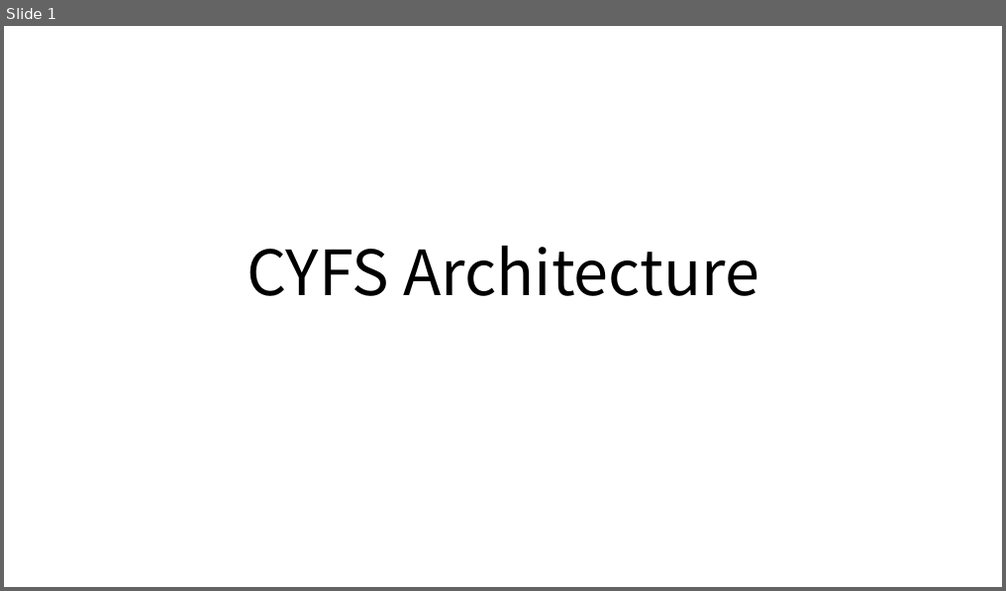
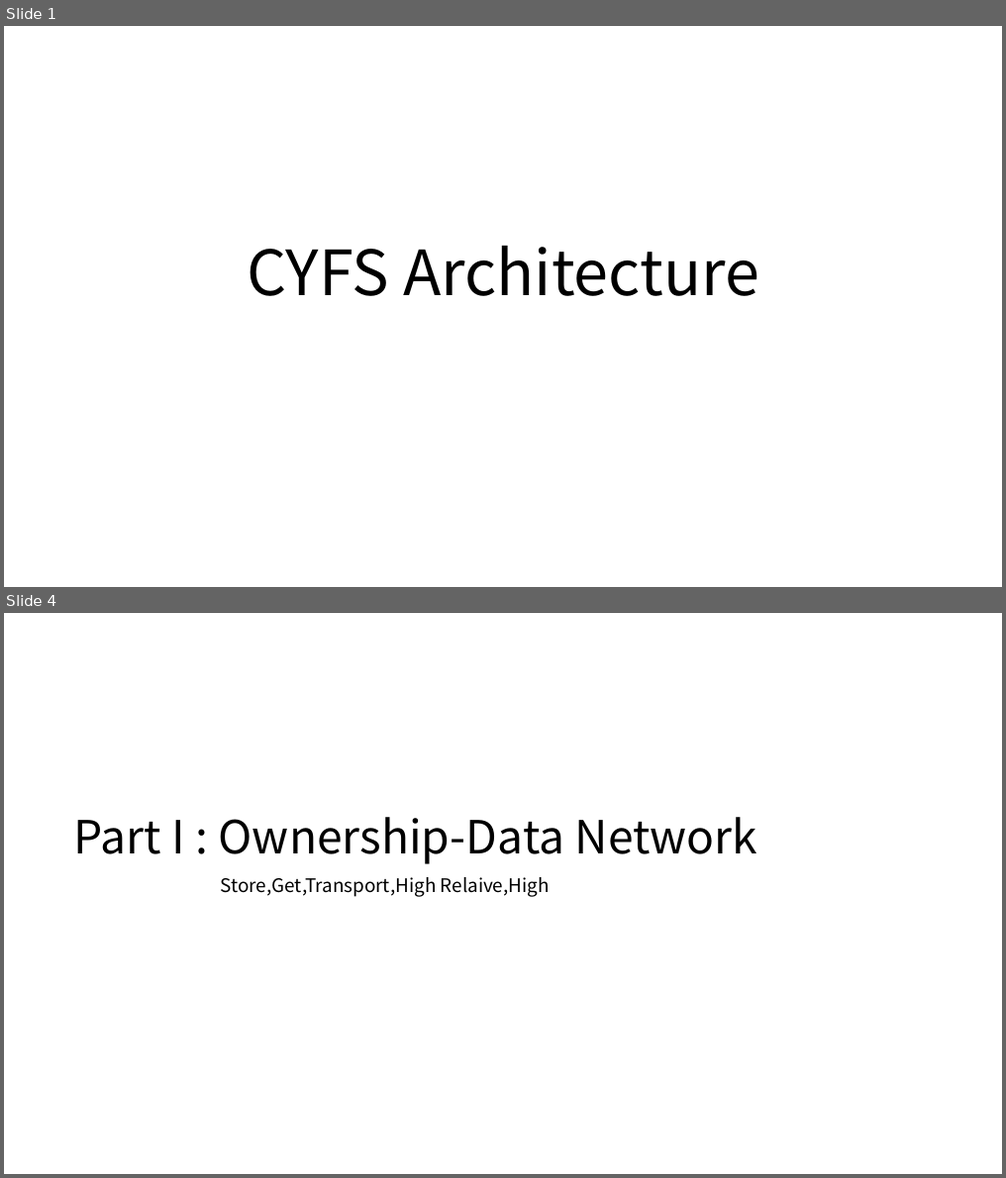
Before and after one commit to buckyos/CYFS, a slide deck: doc/CYFS Architecture.pptx. Shown one above the other, each under a label of ours: slide 1 before the commit, slides 1 and 4 after it; the slides between them are not shown. The pictures are 1006x591 and 1006x1178 pixels, drawn with LibreOffice and Linux fonts; fonts in the diff are those of the drawing. Boxes give left, top, right and bottom in pixels: in the first picture for what was removed or moved away, otherwise in the second. Text is boxed around its words. In the diff, an @@ line names an element or a change of style, - is before the commit and + after.

```diff
--- a/doc/CYFS Architecture.pptx
+++ b/doc/CYFS Architecture.pptx
@@ slide 4 added at [4, 613, 1002, 1174], background #FFFFFF @@
@@ title added at [74, 817, 757, 864], 44 pt, text #000000 @@
+Part I : Ownership-Data Network
@@ text added at [221, 877, 549, 897], 18 pt, text #000000 @@
+Store,Get,Transport,High Relaive,High
```
Also in this commit, not shown: 2 other slides changed, 11 other slides added, 5 slides removed, 3 other files.
